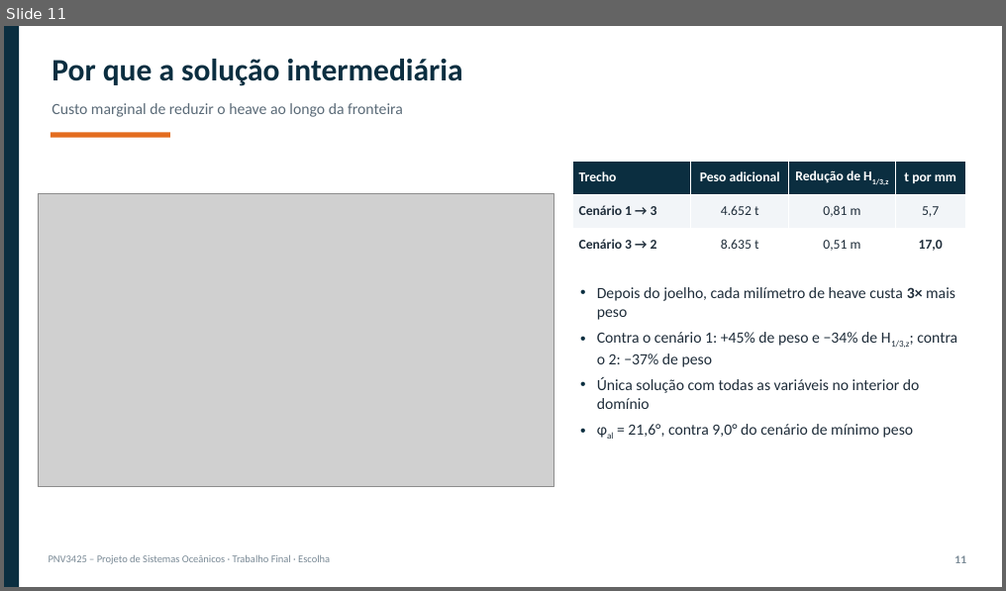
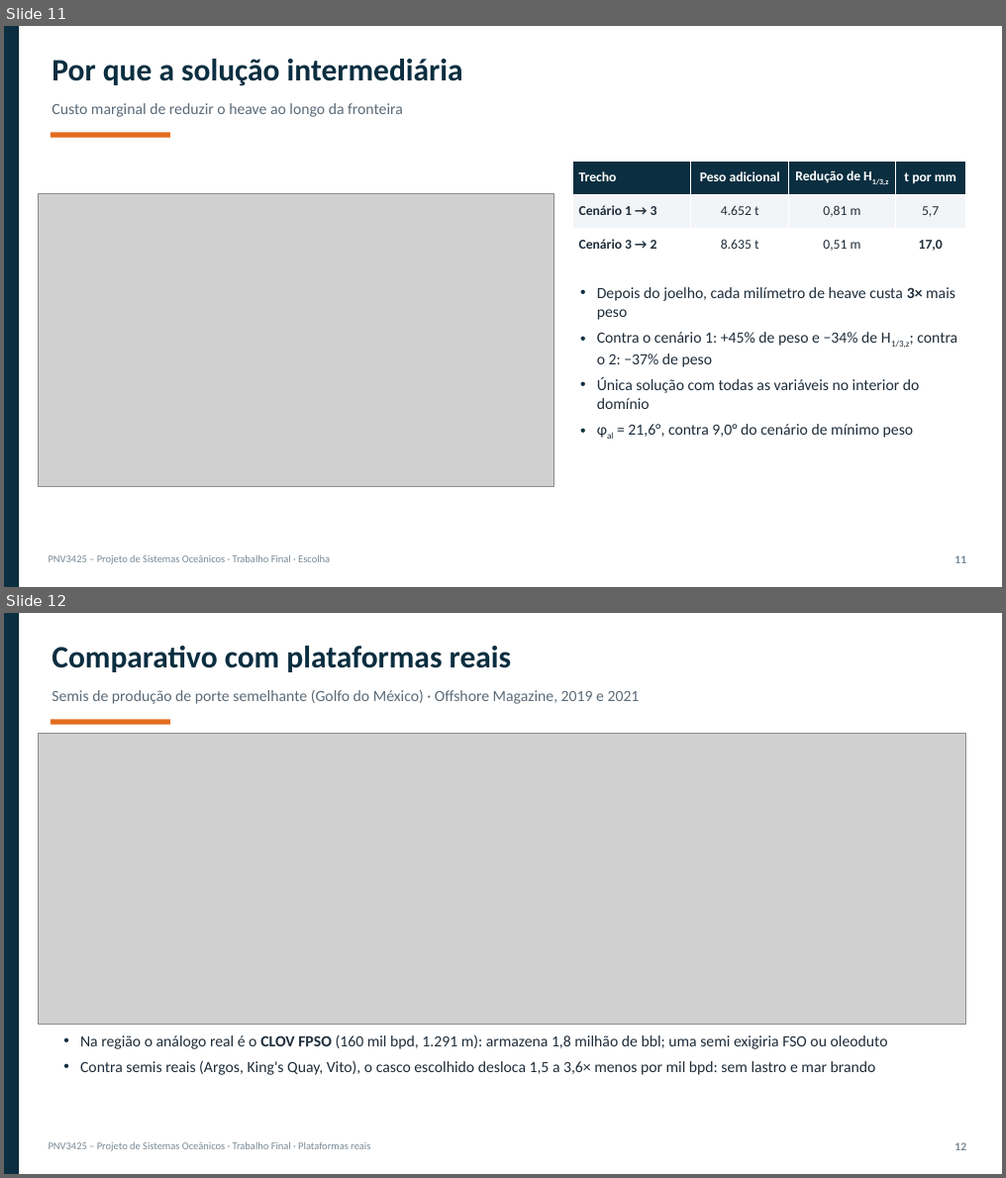
Before and after one commit to gustavogsilvaa/PNV3425-Projeto-de-Sistemas-Oceanicos, a slide deck: apresentacao/PNV3425_G02_apresentacao_15min.pptx. Shown one above the other, each under a label of ours: slide 11 before the commit, slides 11 and 12 after it. The pictures are 1006x591 and 1006x1178 pixels, drawn with LibreOffice and Linux fonts; fonts in the diff are those of the drawing; grey boxes stand for pictures. Boxes give left, top, right and bottom in pixels: in the first picture for what was removed or moved away, otherwise in the second. Text is boxed around its words. In the diff, an @@ line names an element or a change of style, - is before the commit and + after.

Commit message:
Comparativo com plataformas reais (CLOV FPSO, Scarabeo 5 e semis de produção do GoM)
- novo script com dados públicos e fontes; figura e CSV em resultados/complementar
- seção 9 do relatório e slides nas duas apresentações

```diff
--- a/apresentacao/PNV3425_G02_apresentacao_15min.pptx
+++ b/apresentacao/PNV3425_G02_apresentacao_15min.pptx
@@ slide 12 added at (4,613,1002,1174), background #FFFFFF @@
@@ rectangle added at (4,613,19,1174), fill #0B2E40 @@
@@ text added at (52,646,511,672), 30 pt, text #0B2E40, bold @@
+Comparativo com plataformas reais
@@ text added at (52,689,640,704), 15 pt, text #5B6B78 @@
+Semis de produção de porte semelhante (Golfo do México) · Offshore Magazine, 2019 e 2021
@@ rectangle added at (51,719,170,725), fill #E36C1E @@
@@ picture added at (38,734,966,1024) @@
@@ text added at (80,1035,888,1075), 15 pt, text #1F2D3A @@
+• Na região o análogo real é o CLOV FPSO (160 mil bpd, 1.291 m): armazena 1,8 milhão de bbl; uma semi exigiria FSO ou oleoduto
+• Contra semis reais (Argos, King's Quay, Vito), o casco escolhido desloca 1,5 a 3,6× menos por mil bpd: sem lastro e mar brando
@@ text added at (49,1143,370,1152), 10 pt, text #7A8A96 @@
+PNV3425 – Projeto de Sistemas Oceânicos · Trabalho Final · Plataformas reais
@@ text added at (954,1143,966,1151), 11 pt, text #7A8A96, bold @@
+12
```
Also in this commit, not shown: 2 slides changed, 11 other files.
